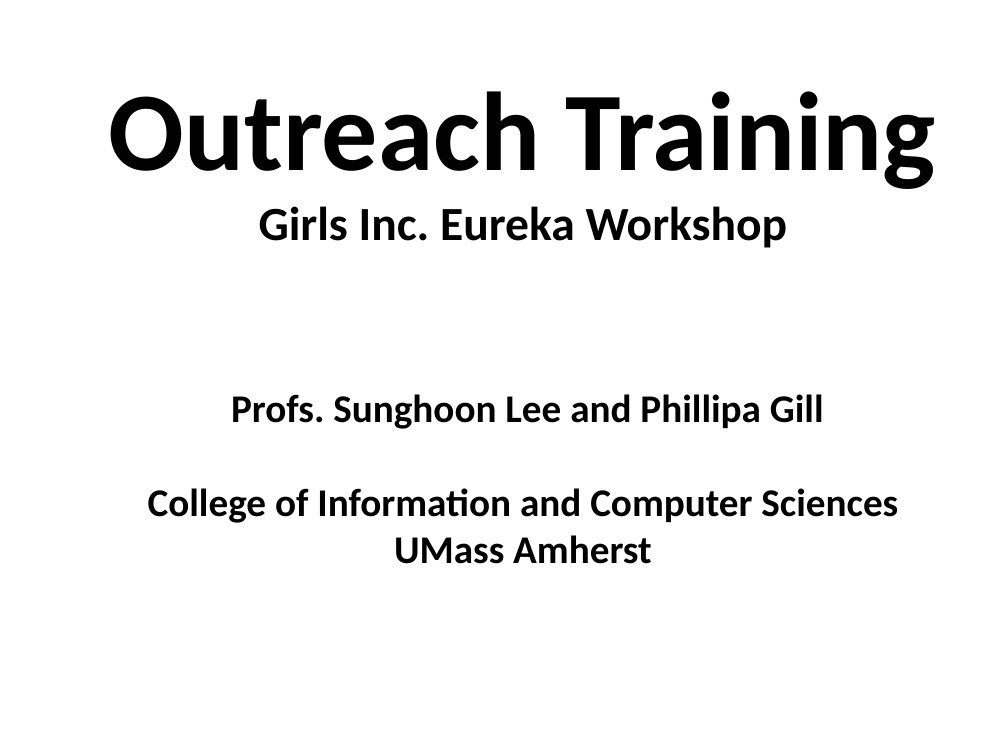
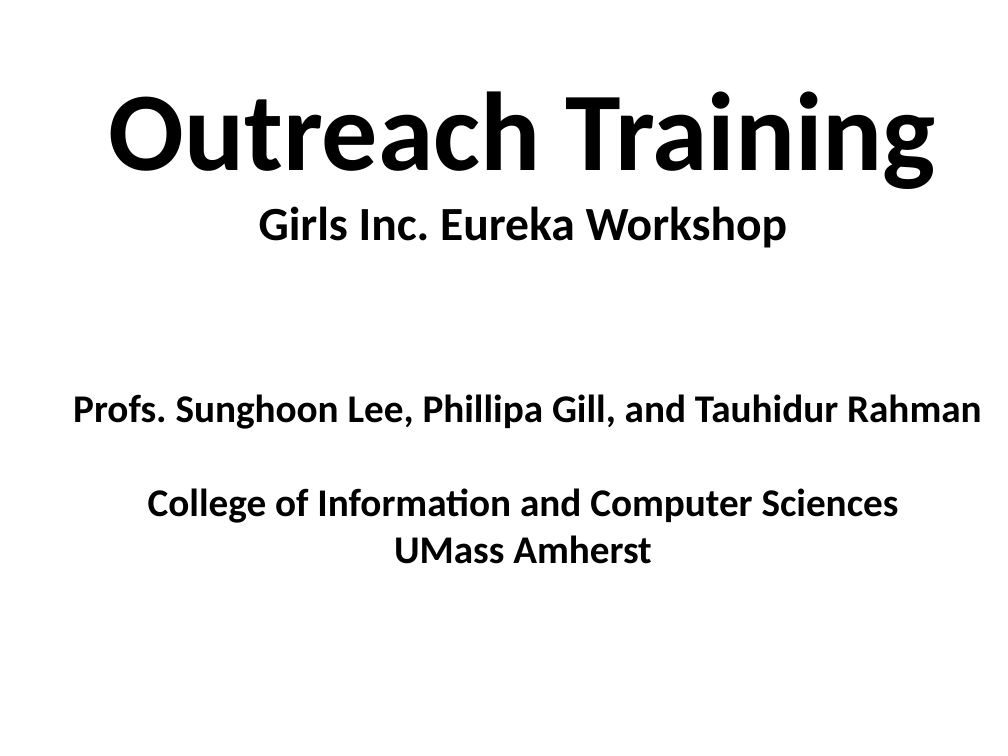
Before and after one commit to phillipa/LED-Programming-Workshop, a slide deck: slide 1 of GirlsInc Eureka 2018/Presentations/outreach-training.pptx. Drawn at 1008x756 pixels with LibreOffice and Linux fonts; fonts in the diff are those of the drawing. Boxes give left, top, right and bottom in pixels: in the first picture for what was removed or moved away, otherwise in the second. Text is boxed around its words. In the diff, an @@ line names an element or a change of style, - is before the commit and + after.

```diff
--- a/GirlsInc Eureka 2018/Presentations/outreach-training.pptx
+++ b/GirlsInc Eureka 2018/Presentations/outreach-training.pptx
@@ text "Profs. Sunghoon Lee, Phillipa Gill, ...": place and size @@
-text "Profs. Sunghoon Lee, Phillipa Gill, ..." at [148, 394, 898, 564]
+text "Profs. Sunghoon Lee, Phillipa Gill, ..." at [73, 394, 982, 564]
@@ text at [73, 394, 982, 429]: text changed @@
-Profs. Sunghoon Lee and Phillipa Gill
+Profs. Sunghoon Lee, Phillipa Gill, and Tauhidur Rahman
```
Also in this commit, not shown: 5 other slides changed.
